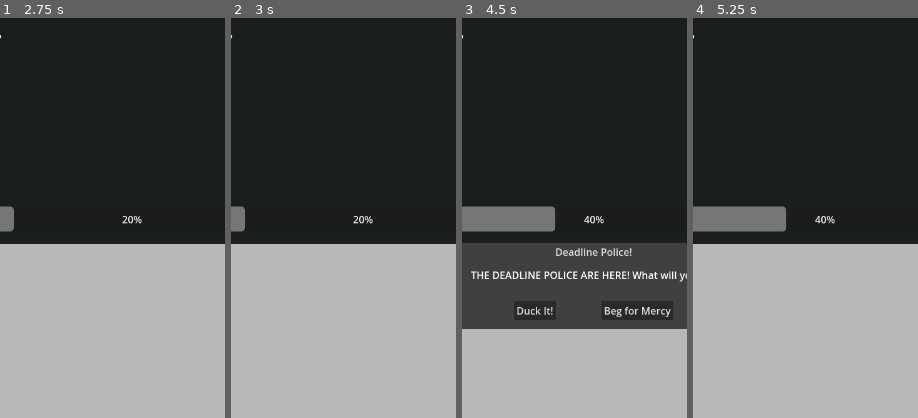
Above: before the commit, frames 1-4 (left to right).
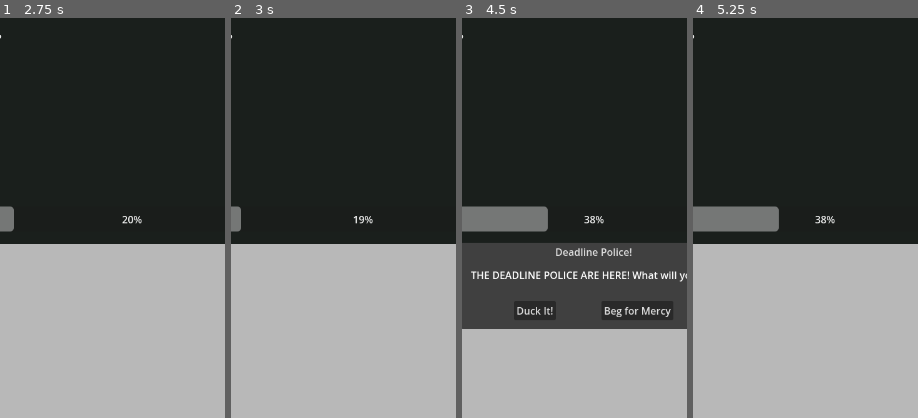
Above: after the commit, the same moments.

Repository: lmchoi/alt-f-this
Game: Godot game, scene res://scenes/game_ui.tscn
The game is run twice, just before and just after one commit, with the same random seed, the same clock (stepped at 60 frames per second) and the same inputs.
Inputs:
- Up to frame 1 (2.75 s): click "Work £100" at 0.5 s; click "Side Hustle £200" at 1.25 s; click "Duck It!" at 2 s
- Up to frame 2 (3 s): click "Work £100" at 2.75 s
- Up to frame 3 (4.5 s): click "Side Hustle £200" at 3.5 s; click "Work £100" at 4.25 s
- Up to frame 4 (5.25 s): click "Beg for Mercy" at 5 s
The pictures show only the part of the screen within x 21-71%, y 16-66%; the shares and areas given below are measured in that part.

Frame 1 is identical in both runs. In frame 2, 0.2% of the frame differs, in the area x 3-60%, y 47-54%; in frame 3, 0.3%, in the area x 36-60%, y 47-54%; in frame 4, 0.3%.

Commit message:
Bugs will now slow down work by 1% per bug

Diff:
--- a/autoloads/game_manager.gd
+++ b/autoloads/game_manager.gd
@@ -48,6 +48,12 @@
 	{"text": "Legacy code explodes. Debug for 3 hours.", "ducks": 0, "money": -50}
 ]
 
+func get_bug_multiplier() -> float:
+	"""Returns slowdown multiplier based on current bugs.
+	Each bug = 1% slower
+	"""
+	return 1.0 + (bugs * 0.01)
+
 func add_bugs(amount: int) -> void:
 	"""Add bugs from rushing or other sources."""
 	bugs += amount
@@ -80,7 +86,9 @@
 	# _trigger_random_work_event():
 	# wait response to work_event
 
-	current_task.do_work(20)
+	var bug_multiplier = get_bug_multiplier()
+	var work = 20.0 / bug_multiplier
+	current_task.do_work(work)
 
 	# update player state
 	money += salary
Not shown, changed: CLAUDE.md
